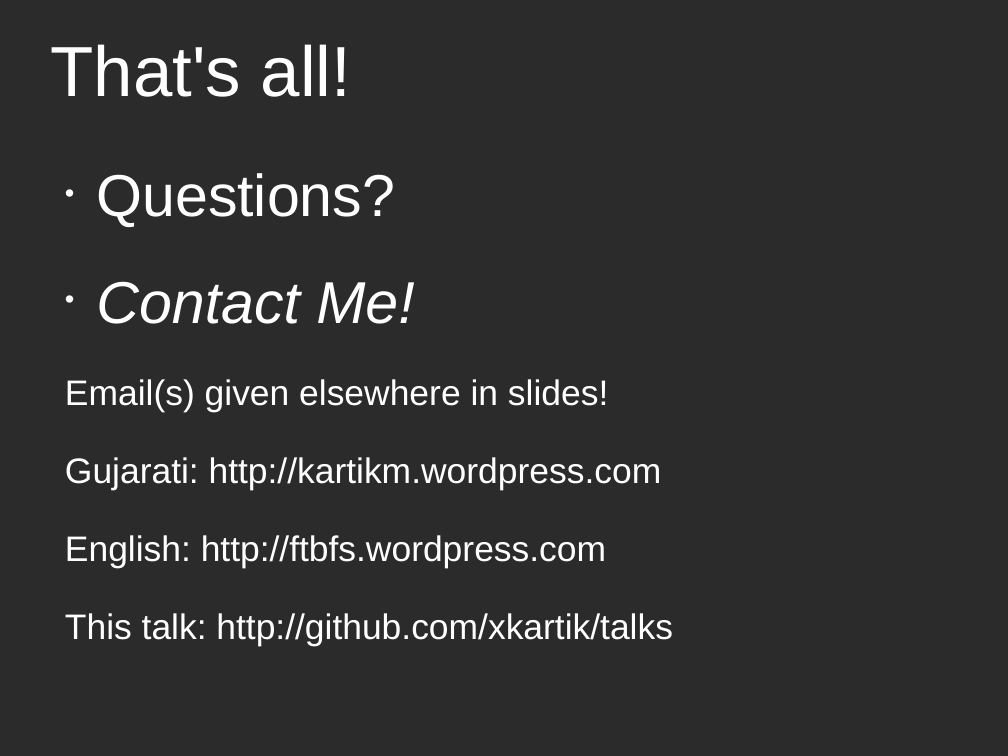
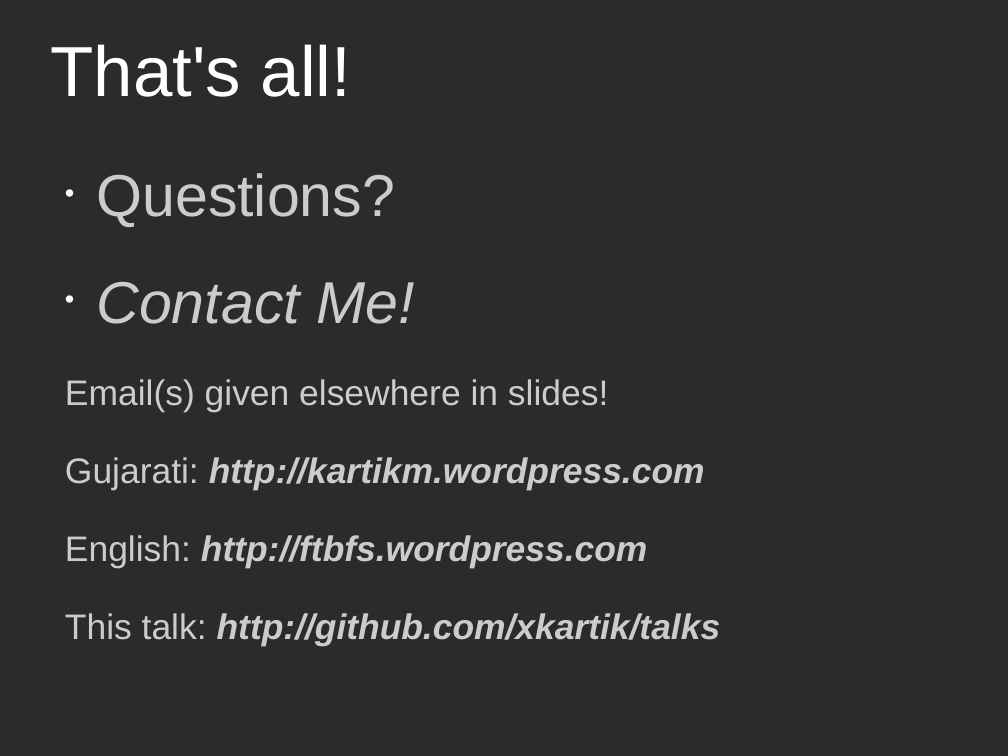
Before and after one commit to kartikm/talks, a slide deck: slide 8 of unicode-and-openweb_FCRS-CEPT_18122009.odp. Drawn at 1008x756 pixels with LibreOffice and Linux fonts; fonts in the diff are those of the drawing; background and template pictures are left out; a plain dark background stands for a picture behind light text. Boxes give left, top, right and bottom in pixels: in the first picture for what was removed or moved away, otherwise in the second. Text is boxed around its words. In the diff, an @@ line names an element or a change of style, - is before the commit and + after.

```diff
--- a/unicode-and-openweb_FCRS-CEPT_18122009.odp
+++ b/unicode-and-openweb_FCRS-CEPT_18122009.odp
@@ text "Questions?" at bbox=[65, 173, 721, 646]: text colour #FFFFFF to #CCCCCC; bold on, italic on in "http://kartikm.wordpress.com", "http://ftbfs.wordpress.com", "http://github.com/xkartik/talks" @@
```
Also in this commit, not shown: 7 other slides changed, 1 other file.
